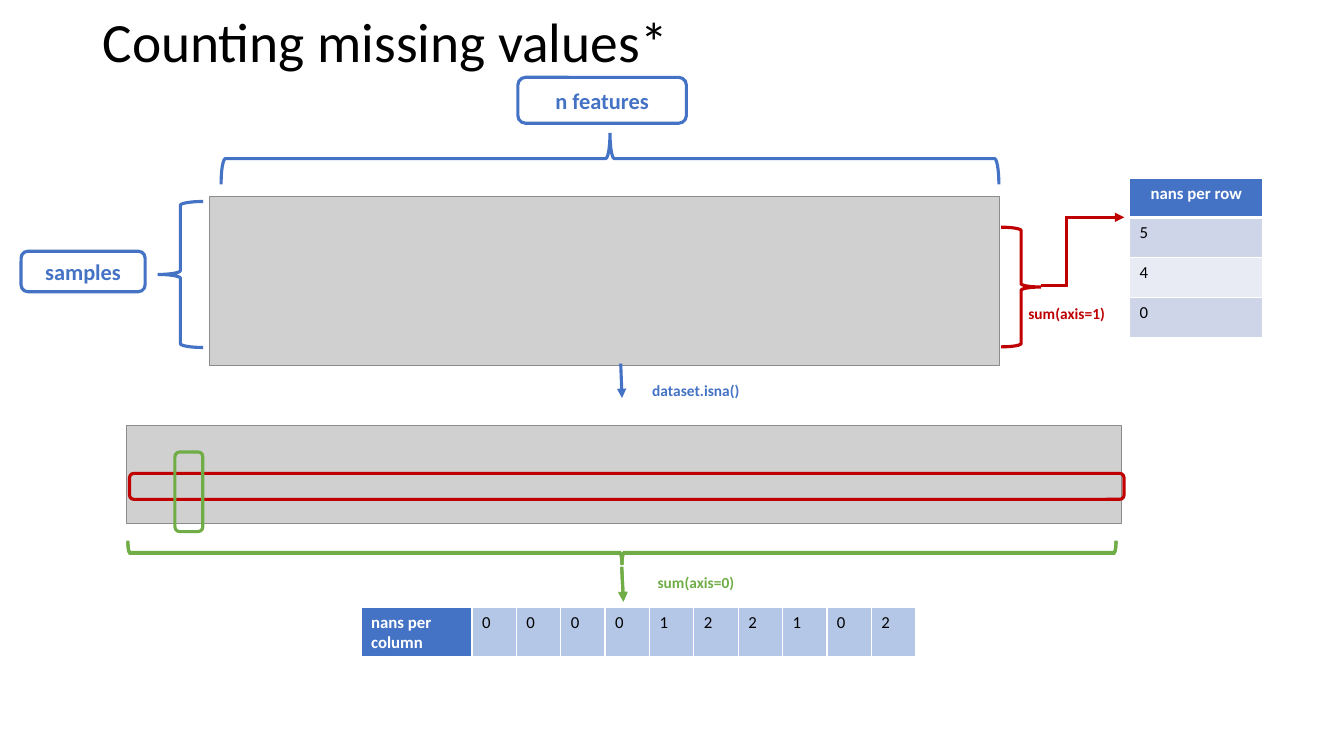
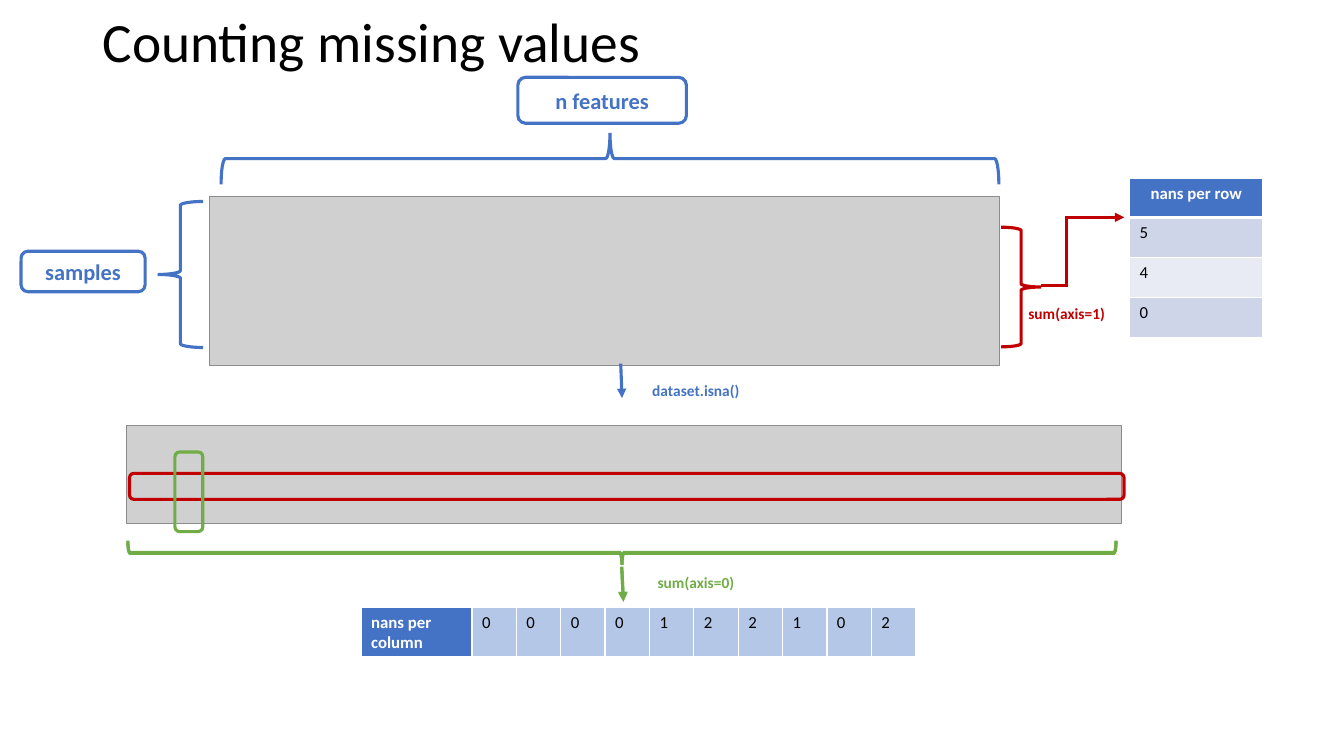
Before and after one commit to fsb-edu/ML4Food, a slide deck: slide 15 of images/Graphics of ML4Food.pptx. Drawn at 1344x756 pixels with LibreOffice and Linux fonts; fonts in the diff are those of the drawing; grey boxes stand for pictures. Boxes give left, top, right and bottom in pixels: in the first picture for what was removed or moved away, otherwise in the second. Text is boxed around its words. In the diff, an @@ line names an element or a change of style, - is before the commit and + after.

```diff
--- a/images/Graphics of ML4Food.pptx
+++ b/images/Graphics of ML4Food.pptx
@@ title at <box>102,23,640,76</box>: text changed @@
-Counting missing values*
+Counting missing values
```
Also in this commit, not shown: 1 slide added, 1 slide removed, 7 other files.
